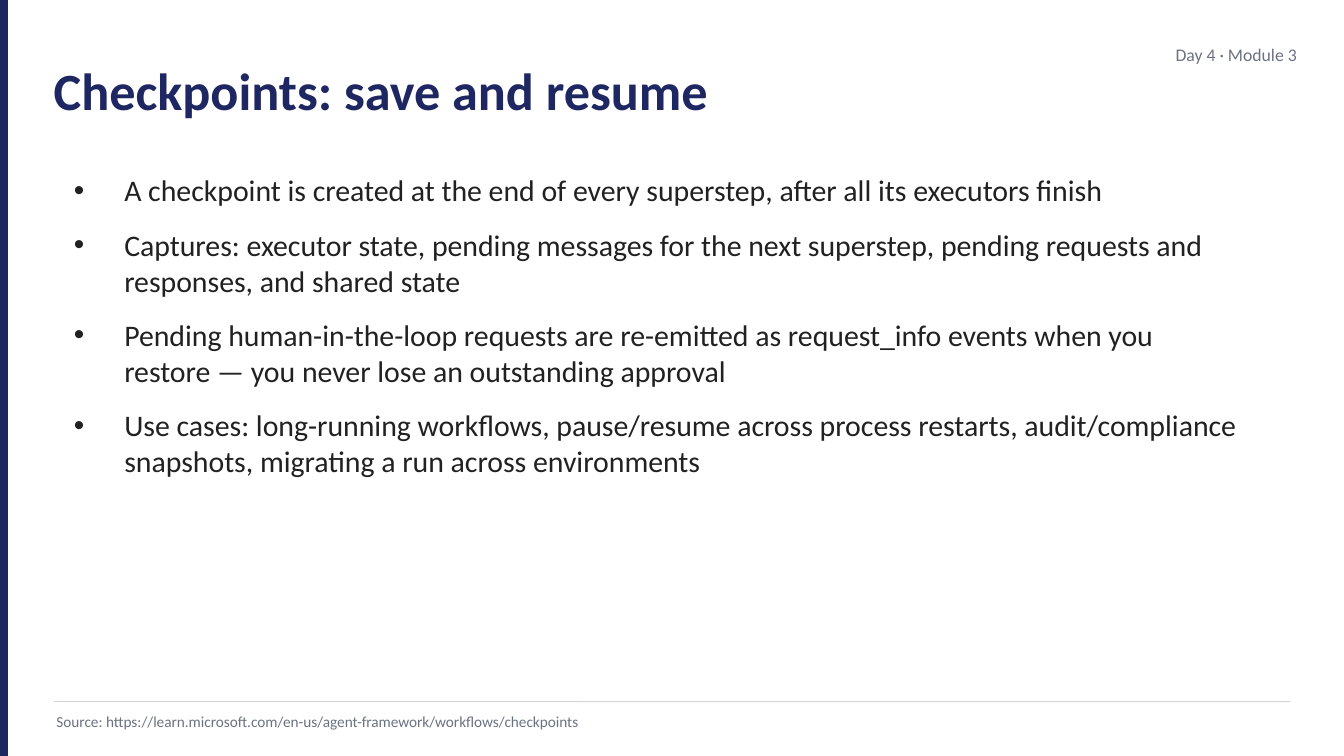
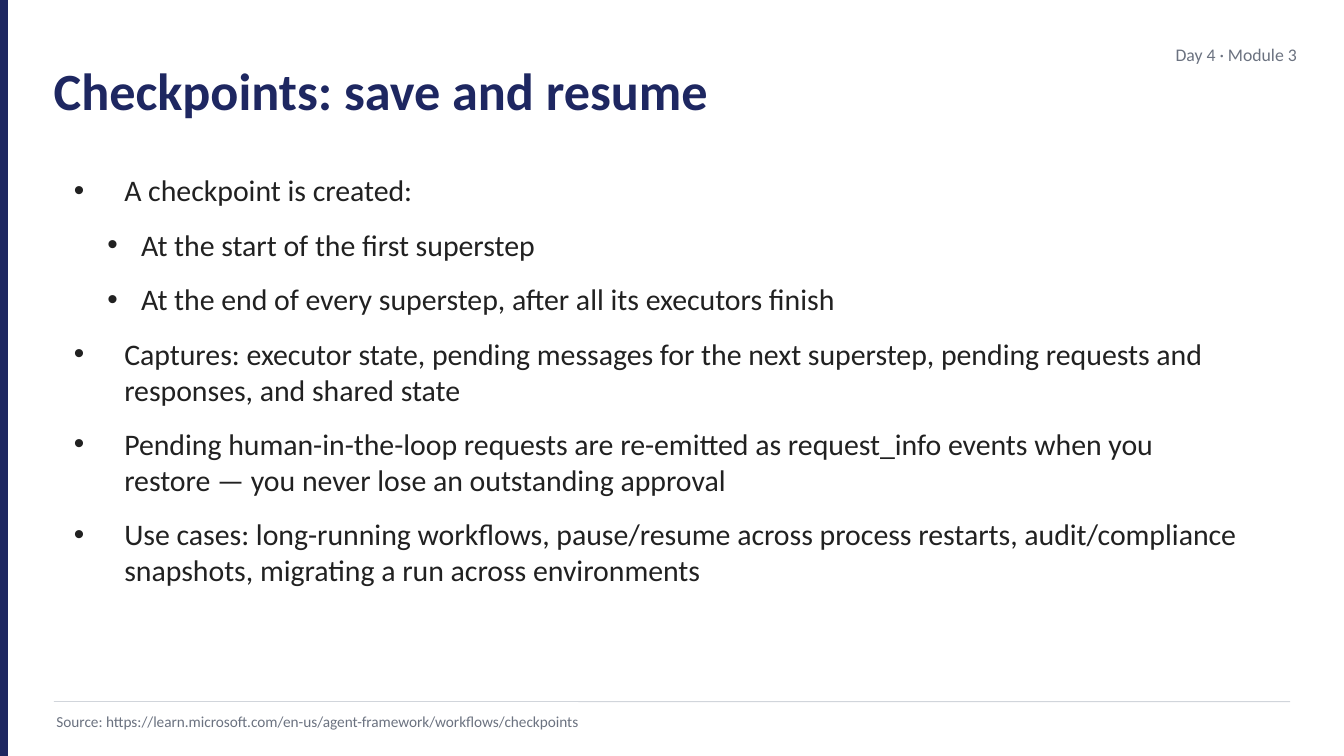
Before and after one commit to JimPiquant/Building-AI-Apps-and-Agents, a slide deck: slide 15 of decks/day4/module-3-workflow-fundamentals.pptx. Drawn at 1344x756 pixels with LibreOffice and Linux fonts; fonts in the diff are those of the drawing. Boxes give left, top, right and bottom in pixels: in the first picture for what was removed or moved away, otherwise in the second. Text is boxed around its words. In the diff, an @@ line names an element or a change of style, - is before the commit and + after.

```diff
--- a/decks/day4/module-3-workflow-fundamentals.pptx
+++ b/decks/day4/module-3-workflow-fundamentals.pptx
@@ text at (x1=124, y1=180, x2=835, y2=315): text changed @@
-• A checkpoint is created at the end of every superstep, after all its executors finish
+• A checkpoint is created:
+  • At the start of the first superstep
+  • At the end of every superstep, after all its executors finish
```
Also in this commit, not shown: 4 other slides changed, 1 slide removed, 7 other files.
